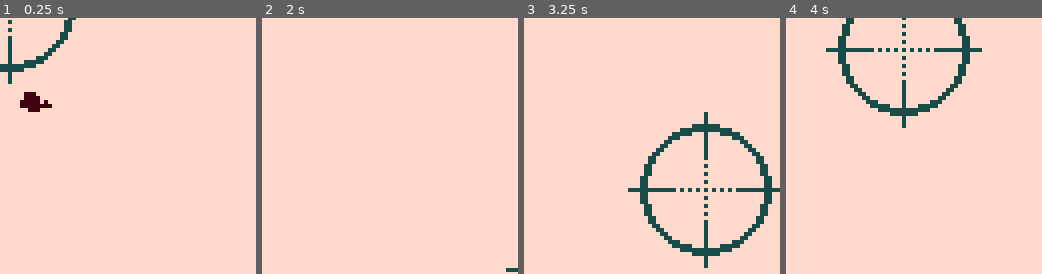
Above: before the commit, frames 1-4 (left to right).
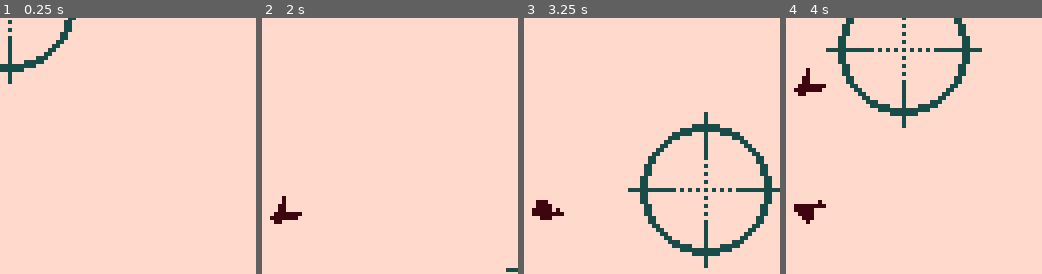
Above: after the commit, the same moments.

Repository: BurntRobot/Every-bird-is-fed-with-its-beak
Game: Godot game, scene res://Shooting/Shooting.tscn
Same seed, same stepped clock (60 frames per second), same inputs: the game is played once before the commit and once after it. The project has no main scene, so this scene is started directly.
Inputs (mouse positions are % of the whole screen's width and height, from its top left):
- Up to frame 1 (0.25 s): no input
- Up to frame 2 (2 s): move the mouse to (45, 70) at 0.52 s; click (45, 70) at 0.6 s; move the mouse to (80, 65) at 1.27 s; click (80, 65) at 1.35 s
- Up to frame 3 (3.25 s): move the mouse to (20, 35) at 2.02 s; click (20, 35) at 2.1 s; move the mouse to (55, 50) at 2.77 s; click (55, 50) at 2.85 s
- Up to frame 4 (4 s): move the mouse to (35, 25) at 3.52 s; click (35, 25) at 3.6 s
The pictures show only the part of the screen within x 15-65%, y 14-64%; the shares and areas given below are measured in that part.

The runs differ from the first frame. In frame 1, 0.6% of the frame differs, in the area x 7-21%, y 28-37%; in frame 2, 0.5%; in frame 3, 0.6%; in frame 4, 1.1%, in the area x 3-16%, y 19-81%.

Commit message:
Adding deadzone and spawnareas.

Diff:
--- /dev/null
+++ b/Shooting/DeadZone.gd
@@ -0,0 +1,4 @@
+extends Area2D
+
+func _on_DeadZone_body_entered(body):
+	body.free()
--- /dev/null
+++ b/Shooting/DeadZone.tscn
@@ -0,0 +1,14 @@
+[gd_scene load_steps=3 format=2]
+
+[ext_resource path="res://Shooting/DeadZone.gd" type="Script" id=1]
+
+[sub_resource type="RectangleShape2D" id=1]
+extents = Vector2( 75.6774, 10 )
+
+[node name="DeadZone" type="Area2D"]
+position = Vector2( 65.7283, 141.674 )
+script = ExtResource( 1 )
+
+[node name="CollisionShape2D" type="CollisionShape2D" parent="."]
+shape = SubResource( 1 )
+[connection signal="body_entered" from="." to="." method="_on_DeadZone_body_entered"]
--- a/Shooting/Duck.gd
+++ b/Shooting/Duck.gd
@@ -1,7 +1,24 @@
-extends Area2D
+extends KinematicBody2D
+
+export (int) var speed = 3
+export (float) var gravity = 2
+export (int) var floating_y = 0
+
+var _sign = 1
+var motion = Vector2()
 
 func _ready():
 	$AnimationPlayer.play("flying")
 
-func _process(delta):
-	pass
+func _physics_process(delta):
+	motion.y += (gravity / 13)
+	move_and_slide(motion)
+
+func _on_Timer_timeout():
+	floating_y = randf() * 5
+	if _sign == 1:
+		_sign = -1
+	else:
+		_sign = 1
+	motion.y = floating_y * _sign
+	move_and_slide(motion)
--- a/Shooting/Duck.tscn
+++ b/Shooting/Duck.tscn
@@ -36,7 +36,7 @@
 [sub_resource type="CircleShape2D" id=2]
 radius = 3.16069
 
-[node name="Duck" type="Area2D"]
+[node name="Duck" type="KinematicBody2D"]
 script = ExtResource( 1 )
 
 [node name="Sprite" type="Sprite" parent="."]
--- a/Shooting/PlayerScope.gd
+++ b/Shooting/PlayerScope.gd
@@ -19,5 +19,5 @@
 		movement = _mouse
 		movement = move_and_slide(movement * speed)
 
-func _on_Area2D_area_entered(area):
-	area.free()
+func _on_Area2D_body_entered(body):
+	body.free()
--- a/Shooting/PlayerScope.tscn
+++ b/Shooting/PlayerScope.tscn
@@ -77,4 +77,4 @@
 [node name="CollisionShape2D" type="CollisionShape2D" parent="Area2D"]
 shape = SubResource( 1 )
 disabled = true
-[connection signal="area_entered" from="Area2D" to="." method="_on_Area2D_area_entered"]
+[connection signal="body_entered" from="Area2D" to="." method="_on_Area2D_body_entered"]
--- a/Shooting/Shooting.tscn
+++ b/Shooting/Shooting.tscn
@@ -1,9 +1,10 @@
-[gd_scene load_steps=5 format=2]
+[gd_scene load_steps=6 format=2]
 
 [ext_resource path="res://Shooting/Shooting.gd" type="Script" id=1]
 [ext_resource path="res://Shooting/Frame.png" type="Texture" id=2]
 [ext_resource path="res://Shooting/PlayerScope.tscn" type="PackedScene" id=3]
-[ext_resource path="res://Shooting/Duck.tscn" type="PackedScene" id=4]
+[ext_resource path="res://Shooting/Spawner.tscn" type="PackedScene" id=4]
+[ext_resource path="res://Shooting/DeadZone.tscn" type="PackedScene" id=5]
 
 [node name="Shooting" type="Node"]
 script = ExtResource( 1 )
@@ -16,7 +17,9 @@
 [node name="PlayerScope" parent="." instance=ExtResource( 3 )]
 position = Vector2( 59, 46 )
 
-[node name="ducks" type="Node2D" parent="."]
+[node name="spawners" type="Node2D" parent="."]
 
-[node name="Duck" parent="ducks" instance=ExtResource( 4 )]
-position = Vector2( 28.1967, 39.528 )
+[node name="Spawner" parent="spawners" instance=ExtResource( 4 )]
+position = Vector2( 24.7708, 22.9262 )
+
+[node name="DeadZone" parent="." instance=ExtResource( 5 )]
--- /dev/null
+++ b/Shooting/Spawner.gd
@@ -0,0 +1,12 @@
+extends Position2D
+
+onready var _duck = preload("res://Shooting/Duck.tscn")
+
+func _on_SpawnTimer_timeout():
+	instantiate_duck()
+
+func instantiate_duck():
+	var node = _duck.instance()
+	node.position.y = randf() * 50
+	node.speed = randf() * 3 + 1
+	add_child(node)
--- /dev/null
+++ b/Shooting/Spawner.tscn
@@ -0,0 +1,12 @@
+[gd_scene load_steps=2 format=2]
+
+[ext_resource path="res://Shooting/Spawner.gd" type="Script" id=1]
+
+[node name="Spawner" type="Position2D"]
+position = Vector2( -10.2773, 33.467 )
+script = ExtResource( 1 )
+
+[node name="SpawnTimer" type="Timer" parent="."]
+wait_time = 2.0
+autostart = true
+[connection signal="timeout" from="SpawnTimer" to="." method="_on_SpawnTimer_timeout"]
